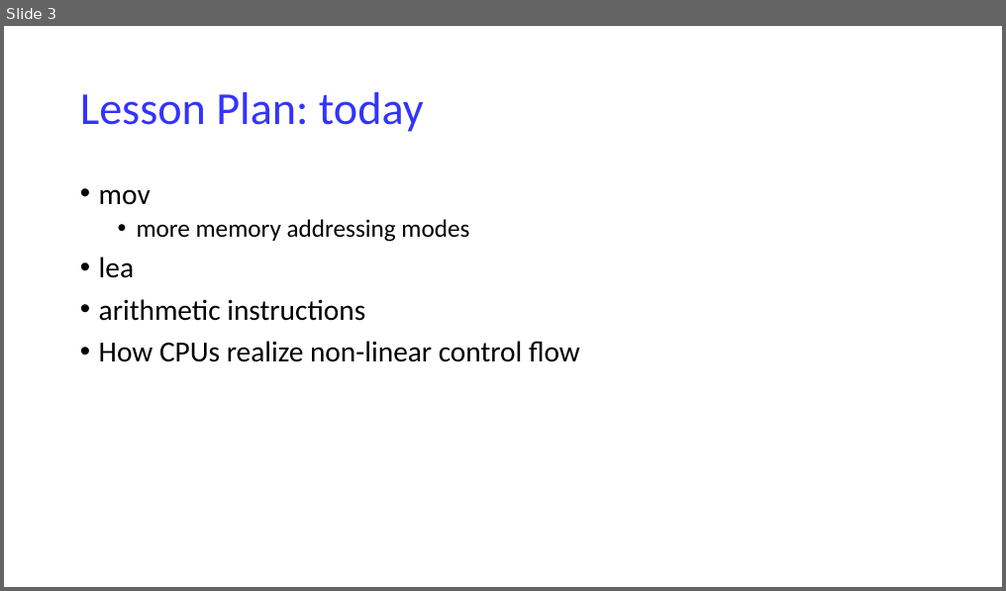
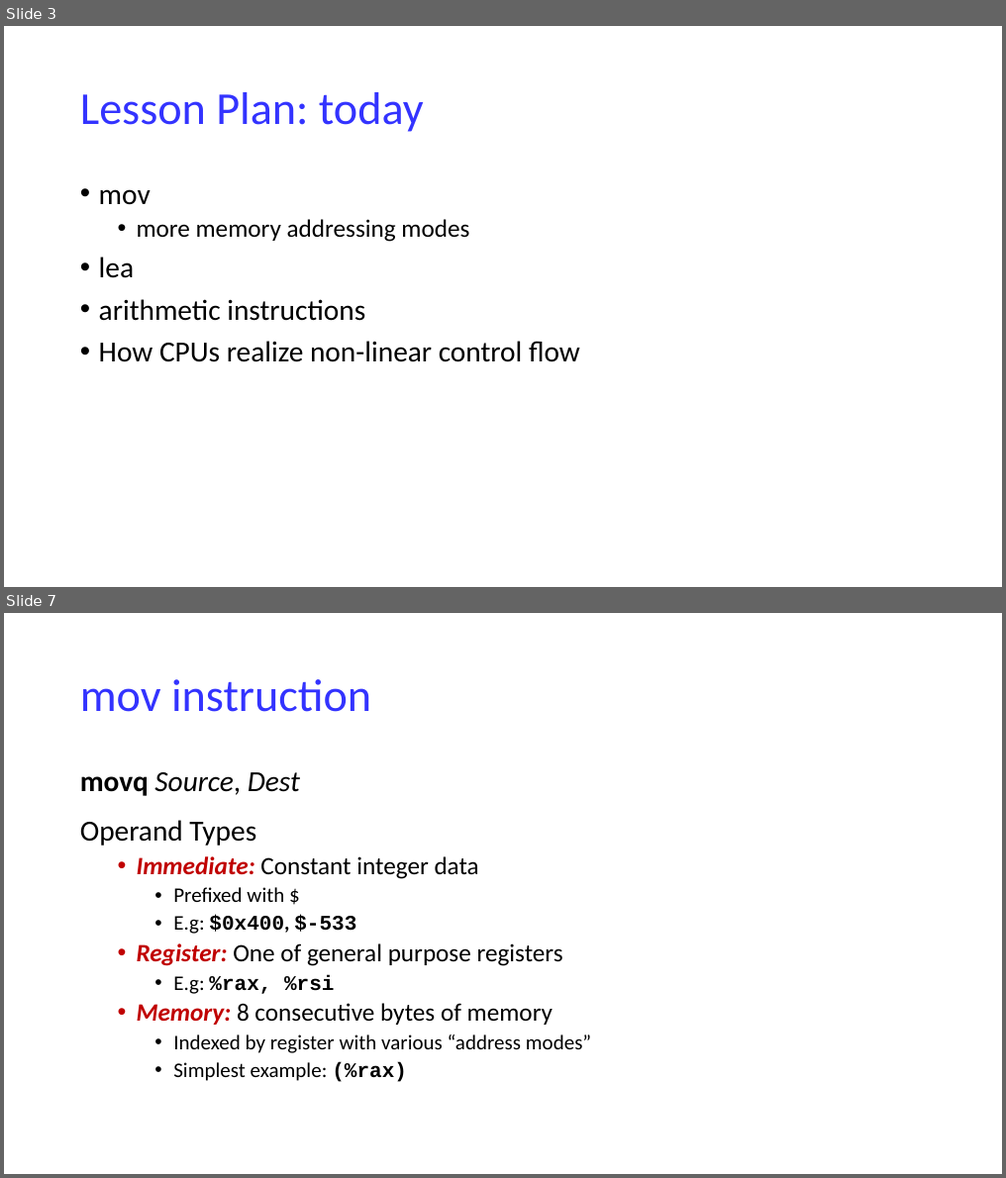
Before and after one commit to NYU-CSO/nyu-cso.github.io, a slide deck: notes/07-Machine_Basics_cont.pptx. Shown one above the other, each under a label of ours: slide 3 before the commit, slides 3 and 7 after it; the slides between them are not shown. The pictures are 1006x591 and 1006x1178 pixels, drawn with LibreOffice and Linux fonts; fonts in the diff are those of the drawing. Boxes give left, top, right and bottom in pixels: in the first picture for what was removed or moved away, otherwise in the second. Text is boxed around its words. In the diff, an @@ line names an element or a change of style, - is before the commit and + after.

```diff
--- a/notes/07-Machine_Basics_cont.pptx
+++ b/notes/07-Machine_Basics_cont.pptx
@@ slide 7 added at [4, 613, 1002, 1174], background #FFFFFF @@
@@ title added at [80, 679, 371, 712], 44 pt, text #3333FF @@
+mov instruction
@@ text added at [80, 772, 591, 1082], 20 pt, text #000000 @@
+movq Source, Dest
+Operand Types
+  • Immediate: Constant integer data
+    • Prefixed with $
+    • E.g: $0x400, $-533
+  • Register: One of general purpose registers
+    • E.g: %rax, %rsi
+  • Memory: 8 consecutive bytes of memory
+    • Indexed by register with various “address modes”
+    • Simplest example: (%rax)
```
Also in this commit, not shown: 17 slides changed, 21 other slides added, 3 other files.
